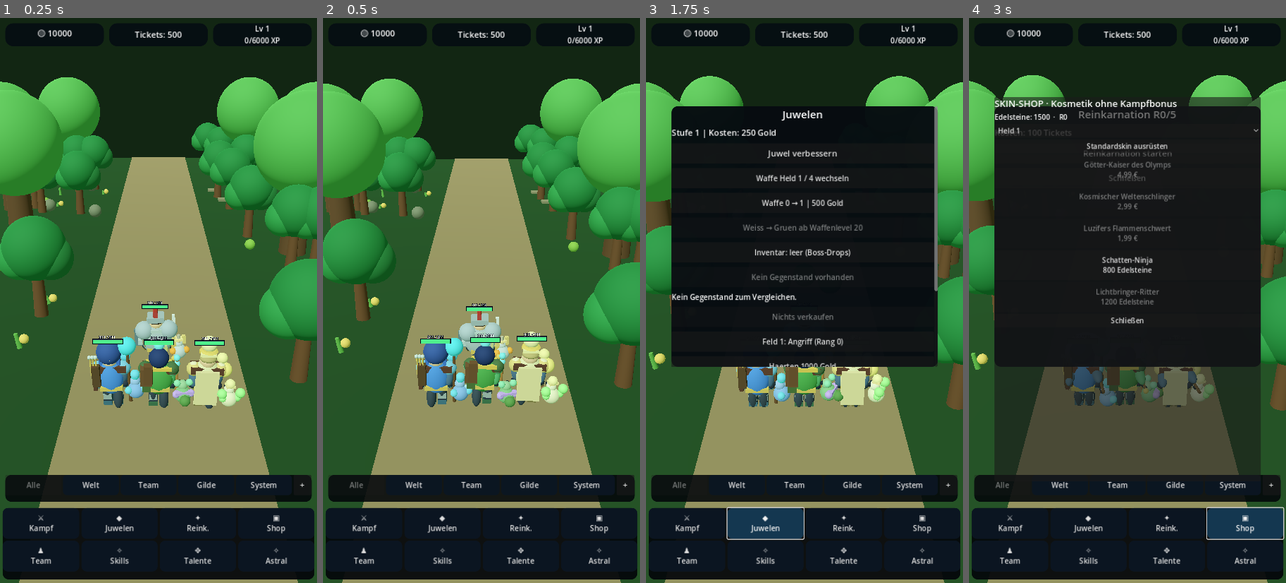
Above: before the commit, frames 1-4 (left to right).
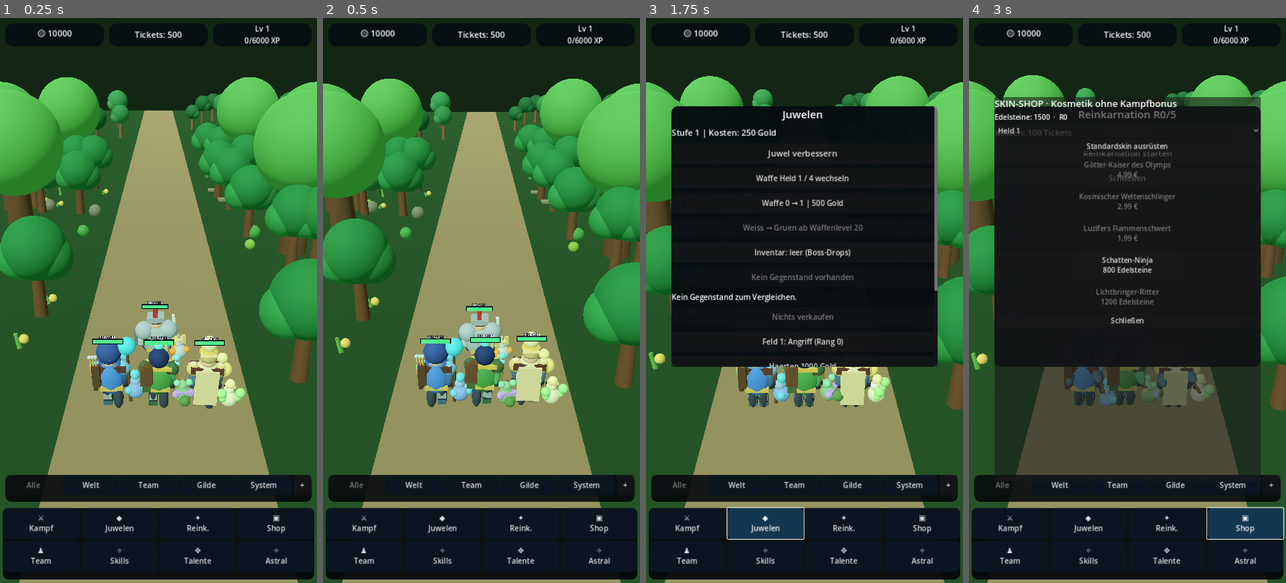
Above: after the commit, the same moments.

Repository: xynewageyx/TitanLegend
Game: Godot game, scene res://scenes/main.tscn
Same seed, same stepped clock (60 frames per second), same inputs: the game is played once before the commit and once after it.
Inputs:
- Up to frame 1 (0.25 s): no input
- Up to frame 2 (0.5 s): no input
- Up to frame 3 (1.75 s): click "⚔ Kampf" at 0.5 s; click "◆ Juwelen" at 1.25 s
- Up to frame 4 (3 s): click "✦ Reink." at 2 s; click "▣ Shop" at 2.75 s

The runs differ from the first frame. In frame 1, 3.2% of the frame differs, in the area x 24-92%, y 12-39%; in frame 2, 3.2%, in the area x 24-92%, y 13-40%; in frame 3, 0.4%; in frame 4, 0.3%.

Commit message:
Extend landscape horizon and add distant low-poly forest depth

Diff:
--- a/scripts/biome_manager.gd
+++ b/scripts/biome_manager.gd
@@ -40,9 +40,9 @@
  biome_changed.emit(current_biome)
 func generate_terrain() -> void:
  var ground_color: Color = COLORS[current_biome].darkened(0.4)
- VisualFactory.box(terrain, Vector3(38, 0.35, 75), Vector3(0, -0.3, -12), ground_color)
+ VisualFactory.box(terrain, Vector3(48, 0.35, 160), Vector3(0, -0.3, -36), ground_color)
  var path_color: Color = [Color("#51423d"), Color("#4c8798"), Color("#978267"), Color("#8e785b"), Color("#e2d7ad"), Color("#453b5a"), Color("#a4b8b8"), Color("#b9d9e8"), Color("#61688b"), Color("#62425b")][current_biome]
- VisualFactory.box(terrain, Vector3(7, 0.06, 75), Vector3(0, -0.08, -12), path_color)
+ VisualFactory.box(terrain, Vector3(7, 0.06, 160), Vector3(0, -0.08, -36), path_color)
  var rng: RandomNumberGenerator = RandomNumberGenerator.new()
  rng.seed = 241
  for i in range(44):
@@ -68,6 +68,30 @@
  DesignDetails.scenery(terrain, current_biome)
  if current_biome == 3:
   NatureArt.forest(terrain)
+  _add_forest_depth()
+
+func _add_forest_depth() -> void:
+ # Fill distant forest edges without extra physics bodies or textures.
+ # Fixed random seed prevents scenery rearranging when returning to a zone.
+ var rng := RandomNumberGenerator.new()
+ rng.seed = 483721
+ for i in range(24):
+  var side: float = -1.0 if i % 2 == 0 else 1.0
+  var x: float = side * rng.randf_range(5.7, 22.0)
+  var z: float = rng.randf_range(-105.0, -46.0)
+  var size: float = rng.randf_range(0.85, 1.45)
+  var bark: Color = Color("#634a32").lerp(Color("#826041"), rng.randf())
+  var foliage: Color = Color("#1f5c37").lerp(Color("#419657"), rng.randf())
+  VisualFactory.cylinder(terrain, 2.9 * size, 0.29 * size, Vector3(x, 1.45 * size, z), bark)
+  VisualFactory.sphere(terrain, 1.4 * size, Vector3(x, 3.45 * size, z), foliage)
+  VisualFactory.sphere(terrain, 0.9 * size, Vector3(x + side * 0.55 * size, 3.05 * size, z + 0.35), foliage.lightened(0.08))
+ # Low-detail undergrowth creates depth without hiding the road or heroes.
+ for i in range(18):
+  var side: float = -1.0 if i % 2 == 0 else 1.0
+  var x: float = side * rng.randf_range(4.9, 18.0)
+  var z: float = rng.randf_range(-95.0, 14.0)
+  var radius: float = rng.randf_range(0.24, 0.56)
+  VisualFactory.sphere(terrain, radius, Vector3(x, radius * 0.7, z), Color("#286b39").lerp(Color("#55a14c"), rng.randf()))
 
 func _add_biome_details() -> void:
  var rng := RandomNumberGenerator.new()
